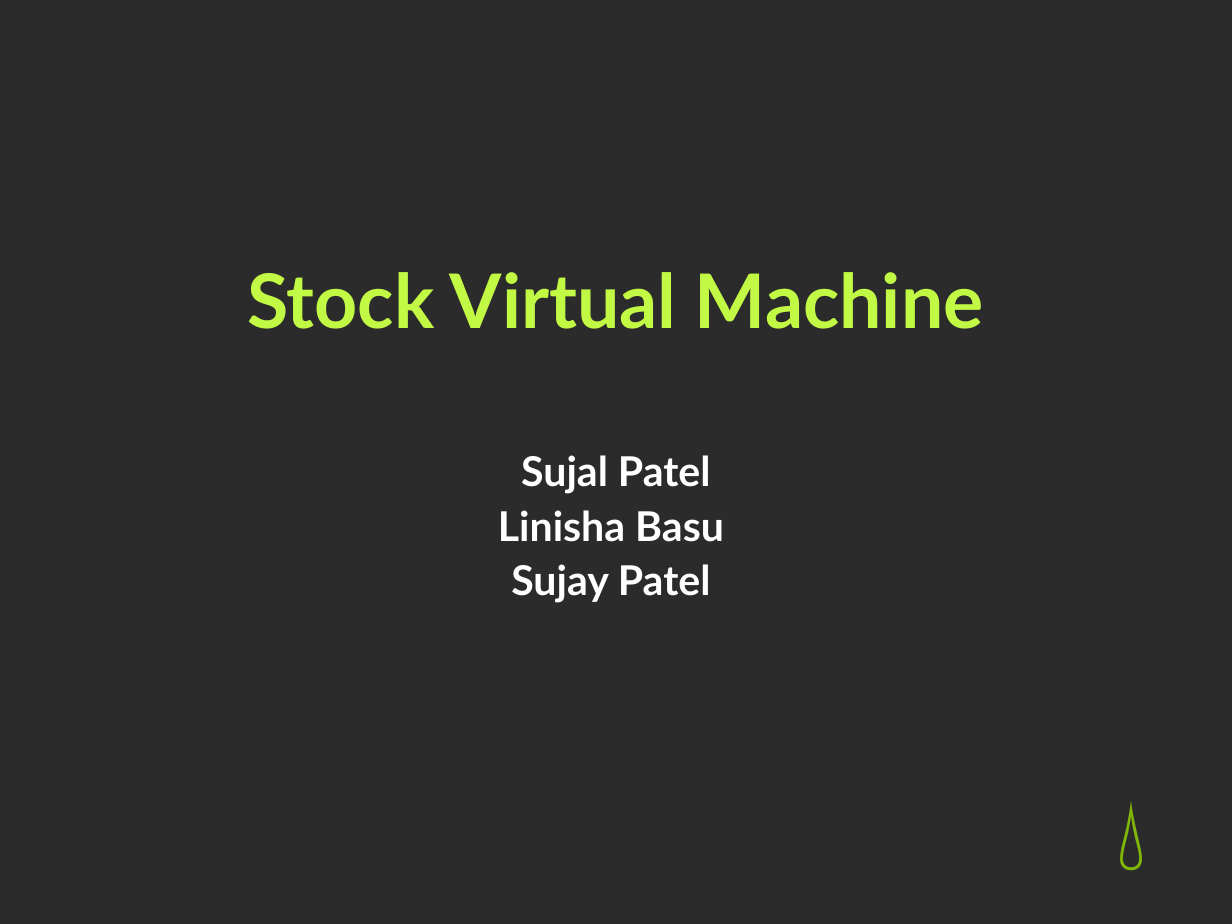
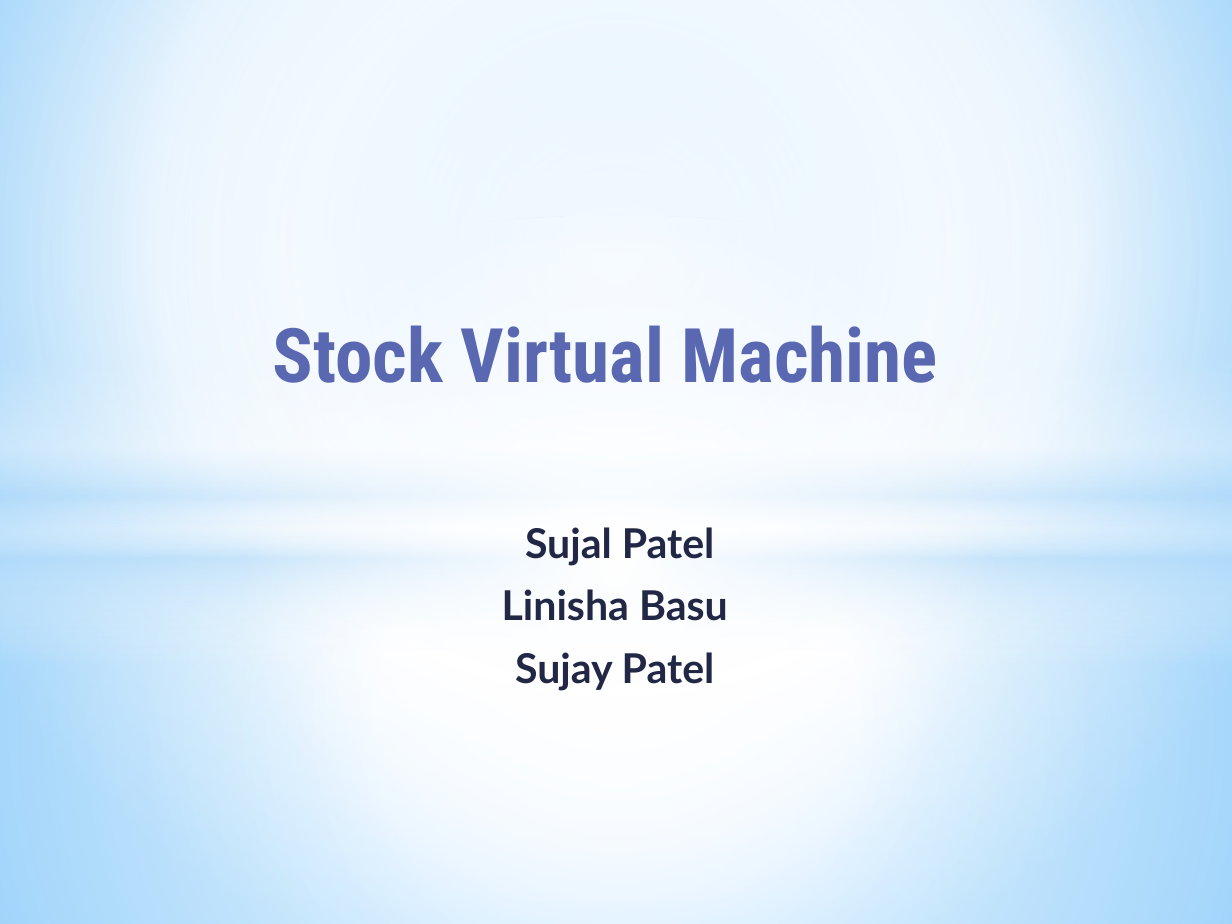
Before and after one commit to sujaypatel/Stock-Virtual-Machine-Website, a slide deck: slide 1 of svmpresentation.pptx. Drawn at 1232x924 pixels with LibreOffice and Linux fonts; fonts in the diff are those of the drawing; background and template pictures are left out; a plain dark background stands for a picture behind light text. Boxes give left, top, right and bottom in pixels: in the first picture for what was removed or moved away, otherwise in the second. Text is boxed around its words. In the diff, an @@ line names an element or a change of style, - is before the commit and + after.

Commit message:
Updated Powerpoint Slides

```diff
--- a/svmpresentation.pptx
+++ b/svmpresentation.pptx
@@ background picture (left out) to gradient #9ED5FF to #FFFFFF to #5BB9FF @@
@@ rectangle added at (x1=0, y1=0, x2=1232, y2=521), fill gradient #FFFFFF to #B4DCFA @@
@@ ellipse added at (x1=0, y1=216, x2=1232, y2=903), fill gradient #FFFFFF @@
@@ title "Stock Virtual Machine" moved from (x1=247, y1=272, x2=984, y2=329) to (x1=273, y1=325, x2=938, y2=383) @@
@@ title "Stock Virtual Machine" at (x1=273, y1=325, x2=938, y2=383): font Lato to Roboto Condensed, text colour #C1F944 to #5968B0; indent changed; vertical alignment bottom to top @@
@@ rectangle added at (x1=0, y1=357, x2=1232, y2=665), fill gradient #FFFFFF to #B4DCFA @@
@@ rectangle added at (x1=0, y1=521, x2=1232, y2=924), fill gradient #FFFFFF to #B4DCFA @@
@@ subtitle "Sujal Patel" moved from (x1=498, y1=455, x2=724, y2=603) to (x1=502, y1=527, x2=728, y2=691) @@
@@ subtitle "Sujal Patel" at (x1=502, y1=527, x2=728, y2=691): text colour #FFFFFF to #212745; more space between paragraphs @@
@@ text removed at (x1=1117, y1=782, x2=1167, y2=873) @@
-💧
```
Also in this commit, not shown: 7 other slides changed, 2 slides added, 1 slide removed.
